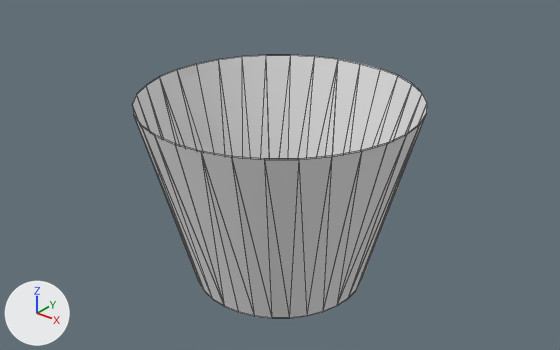
One commit to the OBJ model 3DLv3_2023_vs2019/Project/BaseProject/BaseProject/res/Effect/CharacterEffect/CharaEffectCircle.obj: the scene before it, then after it.
Rendered twice from a camera (50 mm lens) standing at (10.16, -12.69, 10.45) and looking at (-0.08, 0.1, 2.51). Arrows for +X, +Y and +Z are at lower left; the lights stay in place. Mesh edges are drawn as thin lines. Where no turn or scale is listed for an object, it has been applied to the vertices. Vertices at the same position are counted once.

The first picture shows '円'.
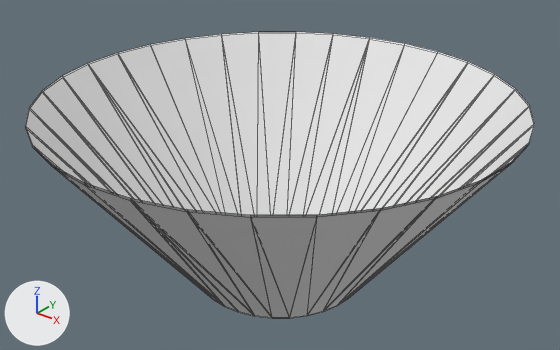
Changed parts and their boxes (x1, y1, x2, y2) in the pictures (560 x 350 px):
'円', reshaped (73% wider, 9% taller): before (132, 55, 427, 318); after (25, 32, 535, 318)

The edits, one by one:
me_円 has 128 vertices, 128 faces and spans x -3.23..3.23, y -3.23..3.23, z 0.0..4.47.
me_円 is used by ob_円; location (0.0, 0.0, 0.0).
me_円 part 1: all 64 vertices in x -3.23..3.23, y -3.23..3.23, z 4.45..4.47 are scaled about their middle by 1.68.
